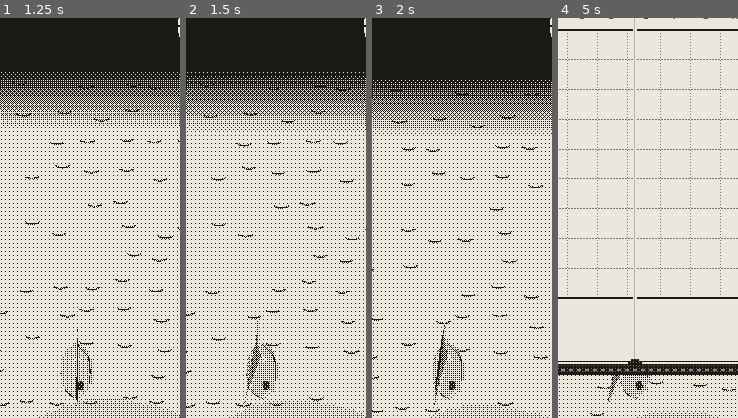
Above: before the commit, frames 1-4 (left to right).
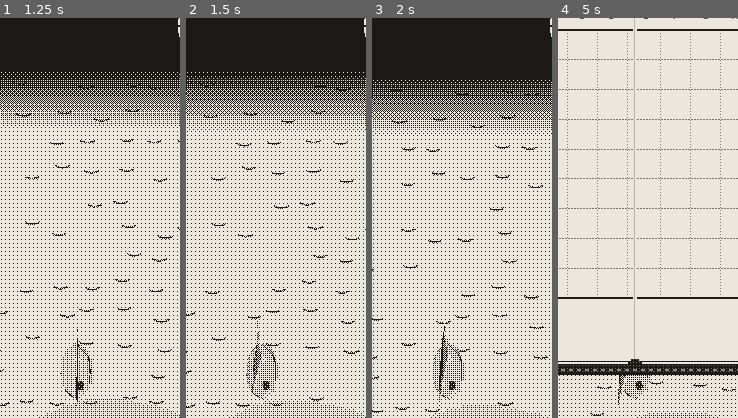
Above: after the commit, the same moments.

Repository: EnricoLabarile/Sail
Game: Godot game, scene res://Assets/Scenes/Overworld.tscn
Two runs of this game, one before a commit and one after it. Both use one fixed random seed, a clock stepped at 60 frames per second and the inputs below.
Inputs (mouse positions are % of the whole screen's width and height, from its top left):
- Up to frame 1 (1.25 s): click "Set sail" at 0.5 s
- Up to frame 2 (1.5 s): tap Enter (ui_accept) at 1.25 s; drag from (50, 83) to (60, 28) at 1.27 s
- Up to frame 3 (2 s): no input
- Up to frame 4 (5 s): drag from (13, 90) to (45, 70) at 2.02 s; move the mouse to (60, 28) at 2.77 s; hold Right (ui_right) 2.78-3.5 s; drag from (45, 70) to (20, 35) at 3.52 s; move the mouse to (80, 65) at 4.27 s; hold Left (ui_left) from 4.28 s (still down); tap Enter (ui_accept) at 4.52 s
The pictures show only the part of the screen within x 29-79%, y 5-55%; the shares and areas given below are measured in that part.

Frame 1 is identical in both runs. In frame 2, 0.2% of the frame differs, in the area x 31-43%, y 77-98%; in frame 3, 0.2%, in the area x 34-43%, y 76-97%; in frame 4, 0.1%.

Commit message:
Sail swings out at most 30 degrees either side (boom_max_deg)
Co-Authored-By: Claude Opus 5.5 <noreply@anthropic.com>
Claude-Session: https://claude.ai/code/session_0154zeqDuhZHz7ZXLE21BuMs

Diff:
--- a/Assets/Boat/boat.gd
+++ b/Assets/Boat/boat.gd
@@ -12,6 +12,7 @@
 @export var heel_max_deg := 10.0    # how far she leans with the wind on the sail
 @export var camera_tilt_deg := 30.0 # the camera's tilt from straight down (the prototype's BOAT_TILT look)
 @export var sail_fill_rate := 2.0   # how quickly the sail fills or empties (higher = quicker)
+@export var boom_max_deg := 30.0    # the furthest the sail swings out from the boat's middle line, either side
 
 # The shallows: near the coast there's less wind, so the sail gives less.
 @export var shallows_width := 6.0   # metres from the land that count as shallows (the grey band on the map)
@@ -105,7 +106,9 @@
 	# The boom swings out to leeward, the side away from the wind: wind from starboard (side = +1)
 	# puts the sail out to port. A positive rotation.y turns the rig anticlockwise seen from above,
 	# which swings the boom (behind the mast) over to starboard: so the sign is the opposite of `side`.
-	var boom := -side * deg_to_rad(clampf(off * 0.5, 8.0, 80.0))
+	# How far out: half the wind's angle off the bow, but never less than 8 degrees and never more than
+	# boom_max_deg (30), so the sail never stands across the boat.
+	var boom := -side * deg_to_rad(clampf(off * 0.5, 8.0, boom_max_deg))
 	rig.rotation.y = lerpf(rig.rotation.y, boom if drive > 0.0 else 0.0, dt * 2.0)
 	model.position.y = sin(Time.get_ticks_msec() * 0.0013) * 0.04
 	update_sail_belly(dt, side)
Not shown, changed: CLAUDE.md
